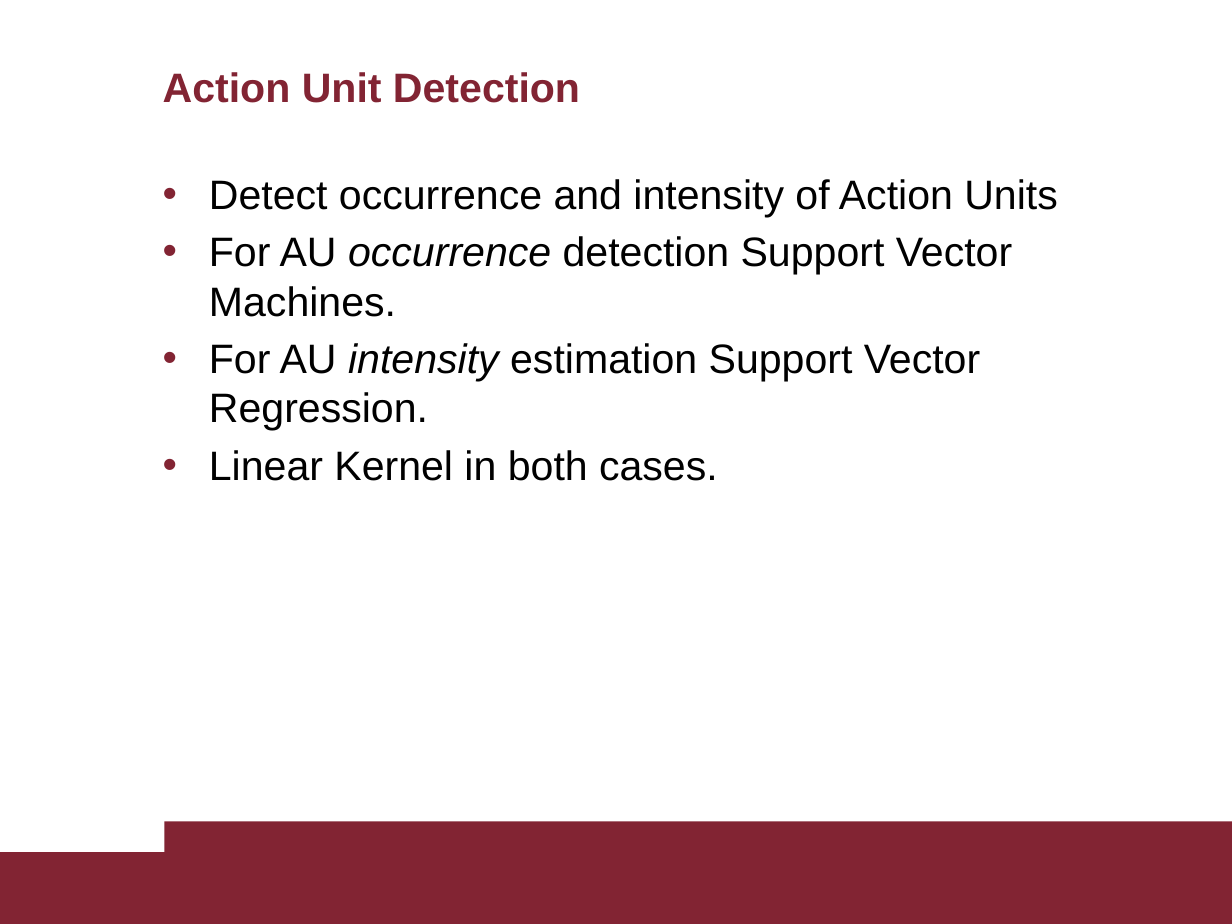
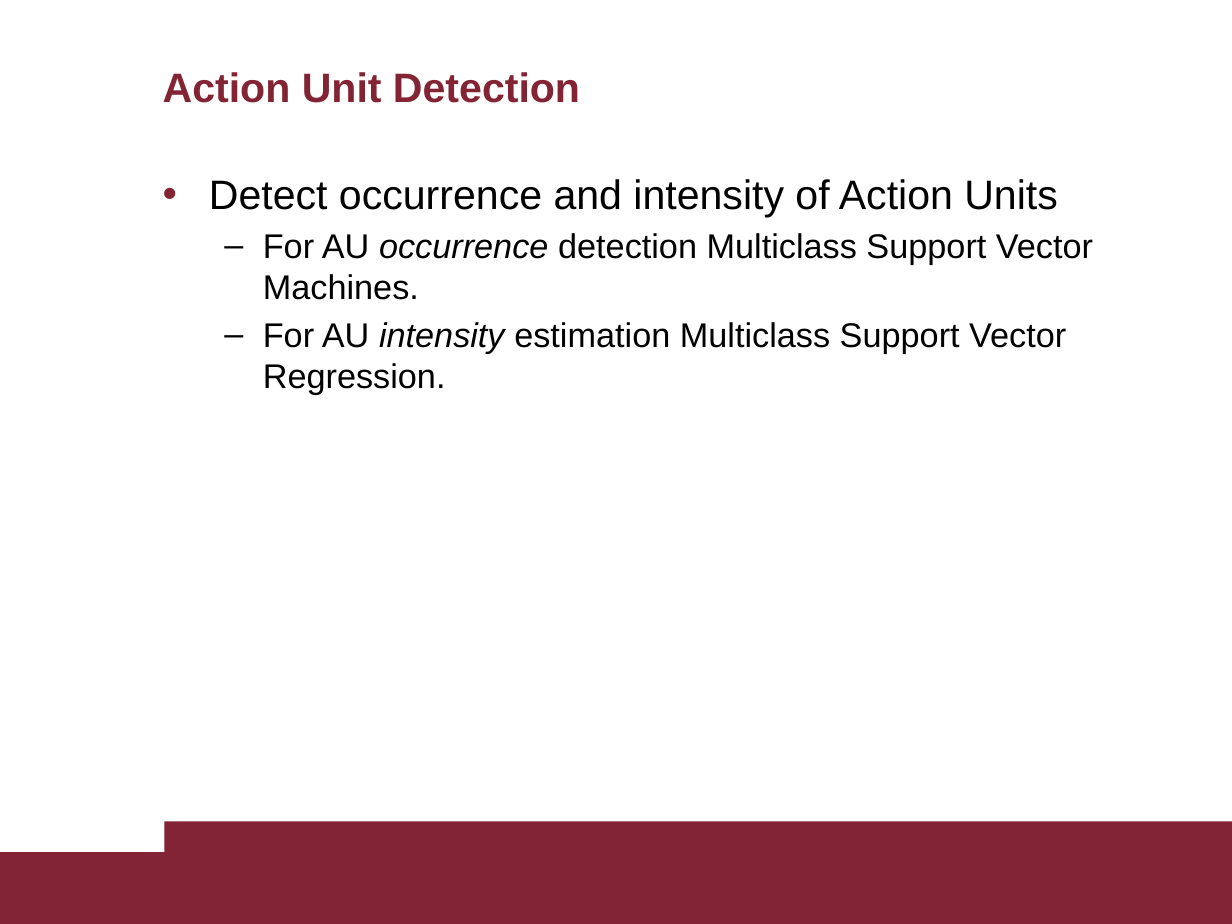
Before and after one commit to AscaL/thesis, a slide deck: slide 13 of Tesi Emanuele Orfanelli 1383726.pptx (slide 14 before the commit). Drawn at 1232x924 pixels with LibreOffice and Linux fonts; fonts in the diff are those of the drawing. Boxes give left, top, right and bottom in pixels: in the first picture for what was removed or moved away, otherwise in the second. Text is boxed around its words. In the diff, an @@ line names an element or a change of style, - is before the commit and + after.

```diff
--- a/Tesi Emanuele Orfanelli 1383726.pptx
+++ b/Tesi Emanuele Orfanelli 1383726.pptx
@@ text at <box>263,233,1093,395</box>: text changed; size 24 to 20 pt @@
-• For AU occurrence detection Support Vector Machines.
-• For AU intensity estimation Support Vector Regression.
-• Linear Kernel in both cases.
+  – For AU occurrence detection Multiclass Support Vector Machines.
+  – For AU intensity estimation Multiclass Support Vector Regression.
```
Also in this commit, not shown: 23 other slides changed, 2 slides removed.
